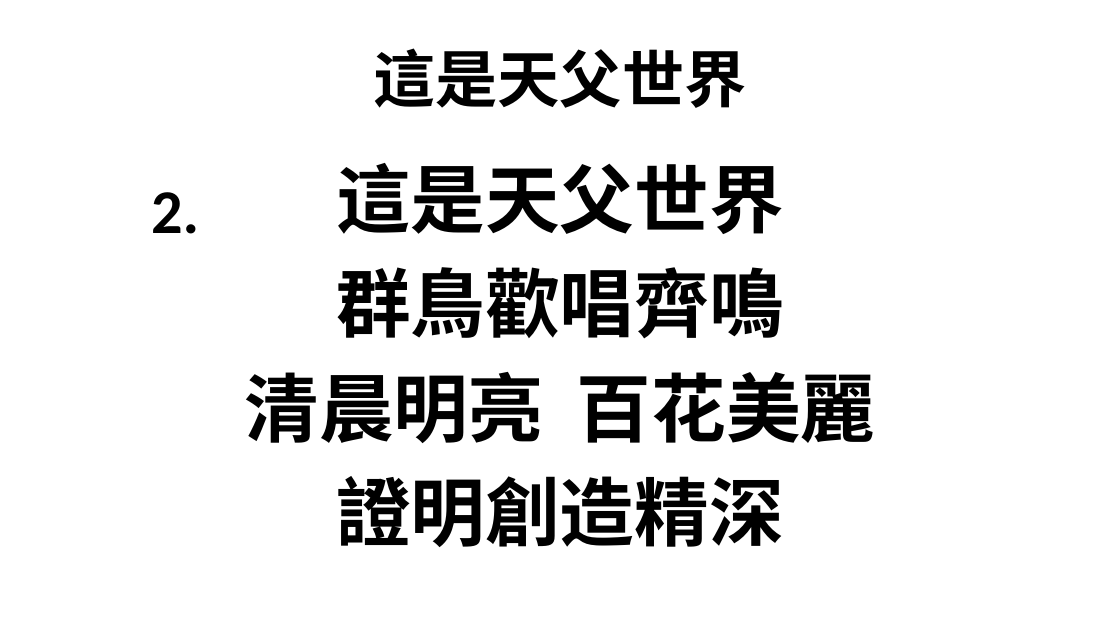
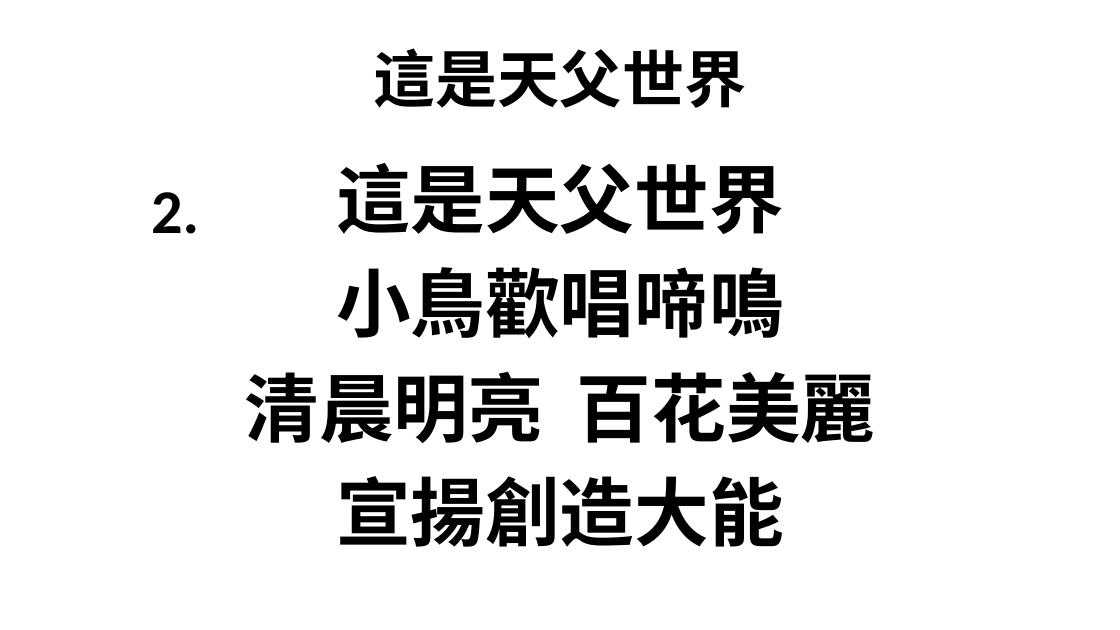
Before and after one commit to batisuoc/bible-school, a slide deck: slide 3 of 2020/10月.pptx. Drawn at 1120x630 pixels with LibreOffice and Linux fonts; fonts in the diff are those of the drawing; background and template pictures are left out. Boxes give left, top, right and bottom in pixels: in the first picture for what was removed or moved away, otherwise in the second. Text is boxed around its words. In the diff, an @@ line names an element or a change of style, - is before the commit and + after.

```diff
--- a/2020/10月.pptx
+++ b/2020/10月.pptx
@@ text at [336, 267, 784, 338]: text changed @@
-群鳥歡唱齊鳴
+小鳥歡唱啼鳴
@@ text at [336, 476, 784, 547]: text changed @@
-證明創造精深
+宣揚創造大能
```
Also in this commit, not shown: 5 other slides changed.
